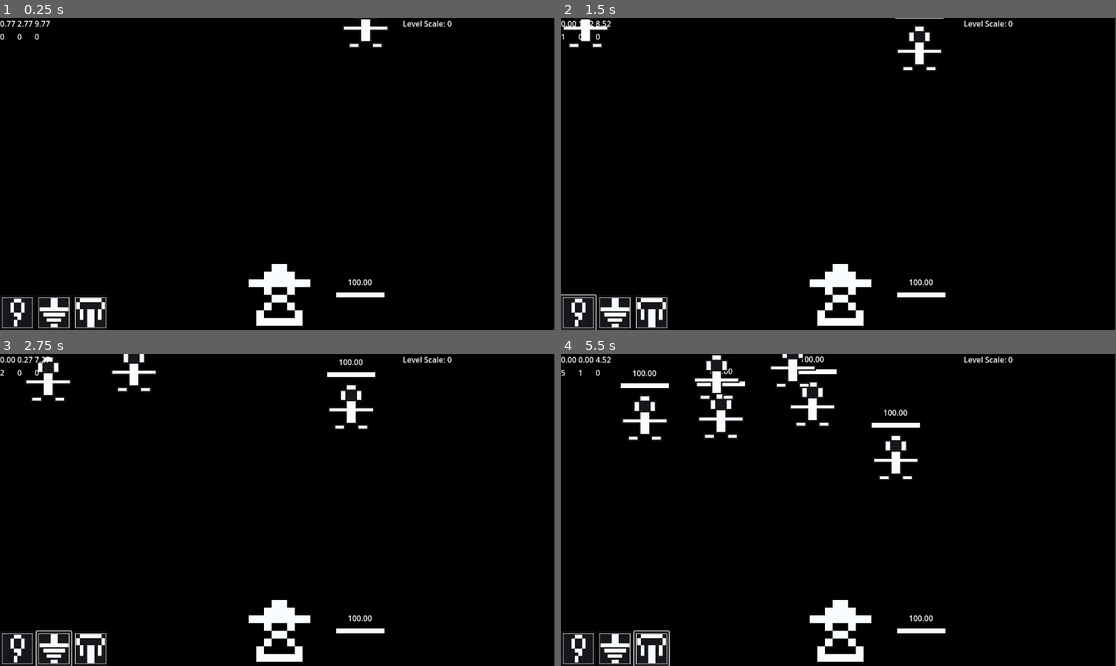
Above: before the commit, frames 1-4 (two rows, left to right).
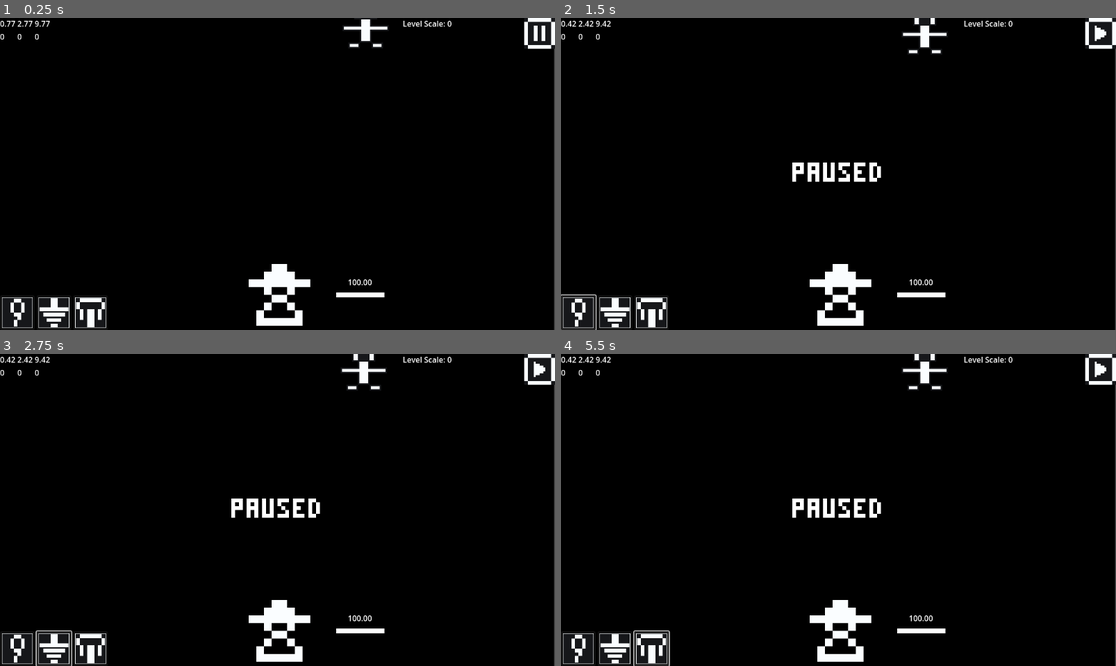
Above: after the commit, the same moments.

Repository: ThomasApplewhite/FIREBALL-Prototype
Game: Godot game, scene res://Source/Utils/dev_scene.tscn
Same seed, same stepped clock (60 frames per second), same inputs: the game is played once before the commit and once after it.
Inputs (mouse positions are in pixels of both pictures, inside the frame that each line leads up to):
- Up to frame 1 (0.25 s): no input
- Up to frame 2 (1.5 s): click (1099, 33) at 0.52 s; click (577, 311) at 1.27 s
- Up to frame 3 (2.75 s): click (55, 647) at 2.02 s
- Up to frame 4 (5.5 s): click (649, 647) at 2.77 s; click (577, 647) at 3.52 s; click (616, 647) at 4.27 s; click (649, 647) at 5.02 s

The runs differ from the first frame. In frame 1, 0.6% of the frame differs, in the area x 94-100%, y 0-11%; in frame 2, 2.1%; in frame 3, 3.2%; in frame 4, 5.2%, in the area x 0-100%, y 0-53%.

Commit message:
Added Pause Menu

Diff:
--- /dev/null
+++ b/Source/UI/pause_menu_control.gd
@@ -0,0 +1,23 @@
+extends Control
+
+@export
+var pause_icon : Texture2D
+@export
+var play_icon : Texture2D
+
+@onready
+var pause_menu = $PauseOnlyMenu
+@onready
+var pause_button = $TextureButton
+@onready
+var scene_tree = get_tree()
+
+func toggle_pause():
+	var pause_state = scene_tree.paused
+
+	pause_button.texture_normal = pause_icon if pause_state else play_icon
+	pause_menu.visible = !pause_state
+	scene_tree.paused = !pause_state
+
+func _on_pause_button_pressed():
+	toggle_pause()
--- /dev/null
+++ b/Source/UI/pause_menu_control.tscn
@@ -0,0 +1,64 @@
+[gd_scene load_steps=5 format=3 uid="uid://dei4prrixcsoq"]
+
+[ext_resource type="Script" path="res://Source/UI/pause_menu_control.gd" id="1_l0tnk"]
+[ext_resource type="Texture2D" uid="uid://ee616yayh5qa" path="res://Assets/Icons/UI/PauseIcon_Pause.png" id="2_2xily"]
+[ext_resource type="Texture2D" uid="uid://7t1ikopp2py8" path="res://Assets/Icons/UI/PauseIcon_Play.png" id="3_rcm58"]
+[ext_resource type="Theme" uid="uid://c1ldb3mtl66yf" path="res://Assets/Themes/ui_blackwhite_theme.tres" id="4_pqeg3"]
+
+[node name="PauseMenuControl" type="Control"]
+process_mode = 3
+layout_mode = 3
+anchors_preset = 15
+anchor_right = 1.0
+anchor_bottom = 1.0
+grow_horizontal = 2
+grow_vertical = 2
+size_flags_horizontal = 3
+size_flags_vertical = 3
+mouse_filter = 2
+script = ExtResource("1_l0tnk")
+pause_icon = ExtResource("2_2xily")
+play_icon = ExtResource("3_rcm58")
+
+[node name="PauseOnlyMenu" type="Control" parent="."]
+process_mode = 2
+visible = false
+layout_mode = 1
+anchors_preset = 15
+anchor_right = 1.0
+anchor_bottom = 1.0
+grow_horizontal = 2
+grow_vertical = 2
+mouse_filter = 2
+
+[node name="RichTextLabel" type="RichTextLabel" parent="PauseOnlyMenu"]
+layout_mode = 1
+anchors_preset = 8
+anchor_left = 0.5
+anchor_top = 0.5
+anchor_right = 0.5
+anchor_bottom = 0.5
+offset_left = -20.0
+offset_top = -20.0
+offset_right = 20.0
+offset_bottom = 20.0
+grow_horizontal = 2
+grow_vertical = 2
+theme = ExtResource("4_pqeg3")
+theme_override_font_sizes/normal_font_size = 64
+text = "PAUSED
+"
+fit_content = true
+autowrap_mode = 0
+
+[node name="TextureButton" type="TextureButton" parent="."]
+layout_mode = 1
+anchors_preset = 1
+anchor_left = 1.0
+anchor_right = 1.0
+offset_left = -64.0
+offset_bottom = 64.0
+grow_horizontal = 0
+texture_normal = ExtResource("2_2xily")
+
+[connection signal="pressed" from="TextureButton" to="." method="_on_pause_button_pressed"]
--- a/Source/Utils/dev_scene.tscn
+++ b/Source/Utils/dev_scene.tscn
@@ -1,9 +1,10 @@
-[gd_scene load_steps=5 format=3 uid="uid://dwdjpl0p2513d"]
+[gd_scene load_steps=6 format=3 uid="uid://dwdjpl0p2513d"]
 
 [ext_resource type="PackedScene" uid="uid://cdb8bmcb68xps" path="res://Source/Player/player.tscn" id="1_bewvo"]
 [ext_resource type="PackedScene" uid="uid://ddsruk6y2ega7" path="res://Source/Enemies/enemy_spawner.tscn" id="2_dvohq"]
 [ext_resource type="PackedScene" uid="uid://bku5f54g2jeph" path="res://Source/Enemies/enemy.tscn" id="3_dbsbs"]
 [ext_resource type="PackedScene" uid="uid://s8b4ffkpnc15" path="res://Source/Functionality/game_state.tscn" id="4_c6tre"]
+[ext_resource type="PackedScene" uid="uid://dei4prrixcsoq" path="res://Source/UI/pause_menu_control.tscn" id="5_x5q4y"]
 
 [node name="DevScene" type="Node2D"]
 
@@ -25,3 +26,7 @@
 [node name="GameState" parent="." node_paths=PackedStringArray("player", "enemy_spawner") instance=ExtResource("4_c6tre")]
 player = NodePath("../Player")
 enemy_spawner = NodePath("../EnemySpawner")
+
+[node name="TempUIParent" type="Node" parent="."]
+
+[node name="PauseMenuControl" parent="TempUIParent" instance=ExtResource("5_x5q4y")]
Binary file added: Assets/Icons/UI/PauseIcon_Pause.png
Not shown, added: Assets/Icons/UI/PauseIcon_Pause.png.import
Binary file added: Assets/Icons/UI/PauseIcon_Play.png
Not shown, added: Assets/Icons/UI/PauseIcon_Play.png.import
Not shown, changed: Docs/Home/DevelopmentDocs/NiceToHaves.txt
Not shown, changed: Docs/Home/DevelopmentDocs/ProgressionDevelopment.txt
Not shown, added: PixeloramaProjects/PauseIcon_Pause.pxo
Not shown, added: PixeloramaProjects/PauseIcon_Play.pxo
